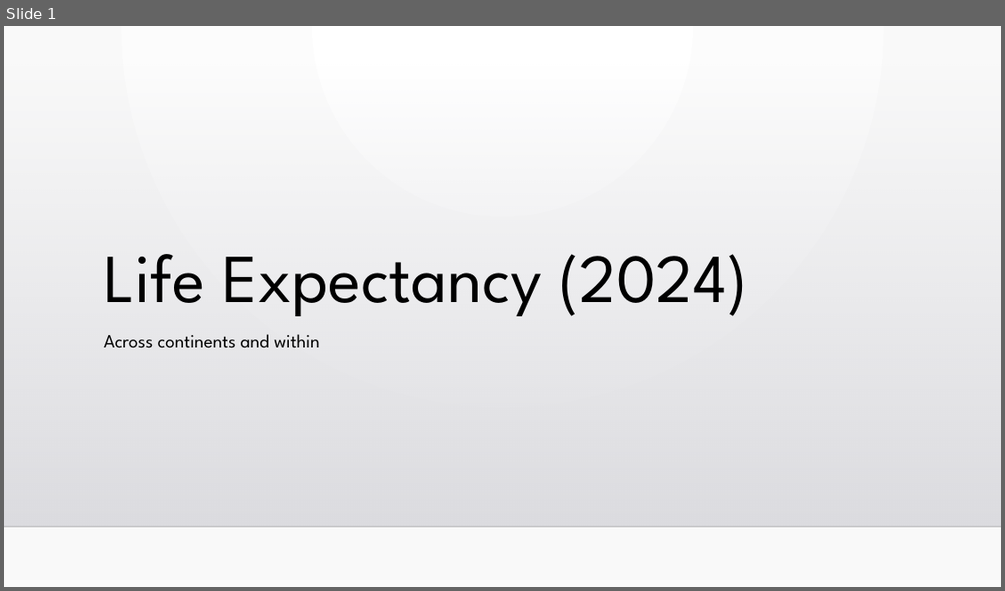
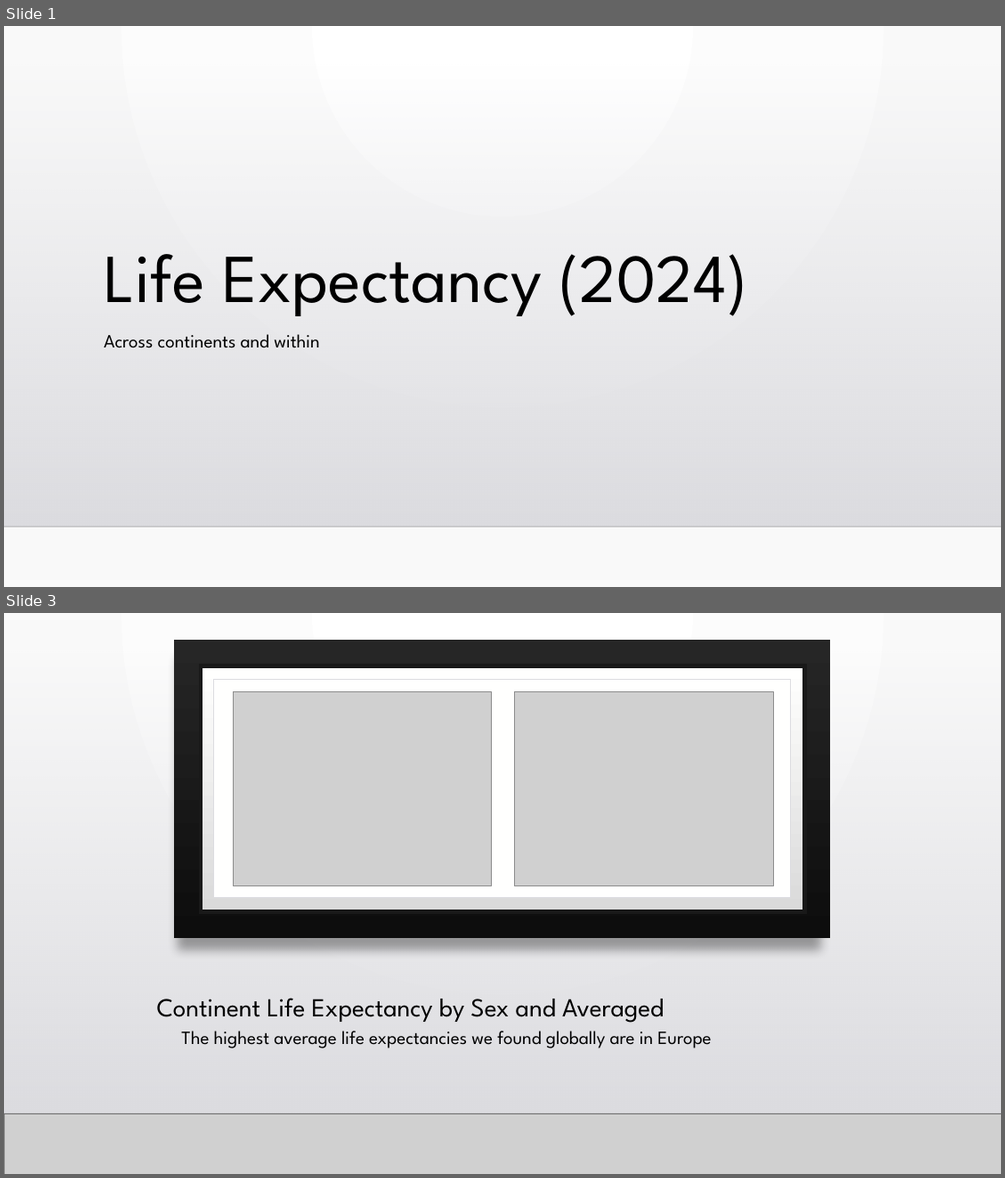
Before and after one commit to davidag2696/life_expectancy, a slide deck: Life Expectancy (2024).pptx. Shown one above the other, each under a label of ours: slide 1 before the commit, slides 1 and 3 after it; the slides between them are not shown. The pictures are 1005x591 and 1005x1178 pixels, drawn with LibreOffice and Linux fonts; fonts in the diff are those of the drawing; grey boxes stand for pictures; background and template pictures are left out. Boxes give left, top, right and bottom in pixels: in the first picture for what was removed or moved away, otherwise in the second. Text is boxed around its words. In the diff, an @@ line names an element or a change of style, - is before the commit and + after.

```diff
--- a/Life Expectancy (2024).pptx
+++ b/Life Expectancy (2024).pptx
@@ slide 3 added at (4, 613, 1001, 1174), background gradient #FFFFFF to #FAFAFA; not listed: 2 template elements that a slide beside it also shows @@
@@ rectangle added at (4, 613, 1001, 1174), fill gradient #FFFFFF to #FAFAFA @@
@@ rectangle added at (175, 639, 831, 938), fill gradient #262626 to #0D0D0D @@
@@ rectangle added at (4, 651, 1001, 1113), fill gradient #DCDCE0 to #DEDEE2 @@
@@ rectangle added at (4, 651, 1001, 1113), fill gradient #DCDCE0 to #DEDEE2 @@
@@ picture added at (96, 666, 882, 678) @@
@@ rectangle added at (201, 666, 805, 911), fill gradient #DADADA to #FFFFFE, outline #191919 4 pt @@
@@ rectangle added at (213, 680, 791, 897), fill #FFFFFE, outline #DCDCE0 0.5 pt @@
@@ picture added at (233, 691, 491, 885) @@
@@ picture added at (515, 691, 773, 885) @@
@@ title added at (157, 997, 663, 1022), 25 pt, text #000000 @@
+Continent Life Expectancy by Sex and Averaged
@@ text added at (181, 1030, 711, 1048), 18 pt, text #000000 @@
+The highest average life expectancies we found globally are in Europe
@@ line added from (4, 1113) to (1001, 1113), #000001 1 pt @@
@@ picture added at (4, 1113, 1001, 1174) @@
@@ line added from (4, 1113) to (1001, 1113), #000001 1 pt @@
```
Also in this commit, not shown: 2 slides changed, 12 other slides added, 2 slides removed, 16 other files.
